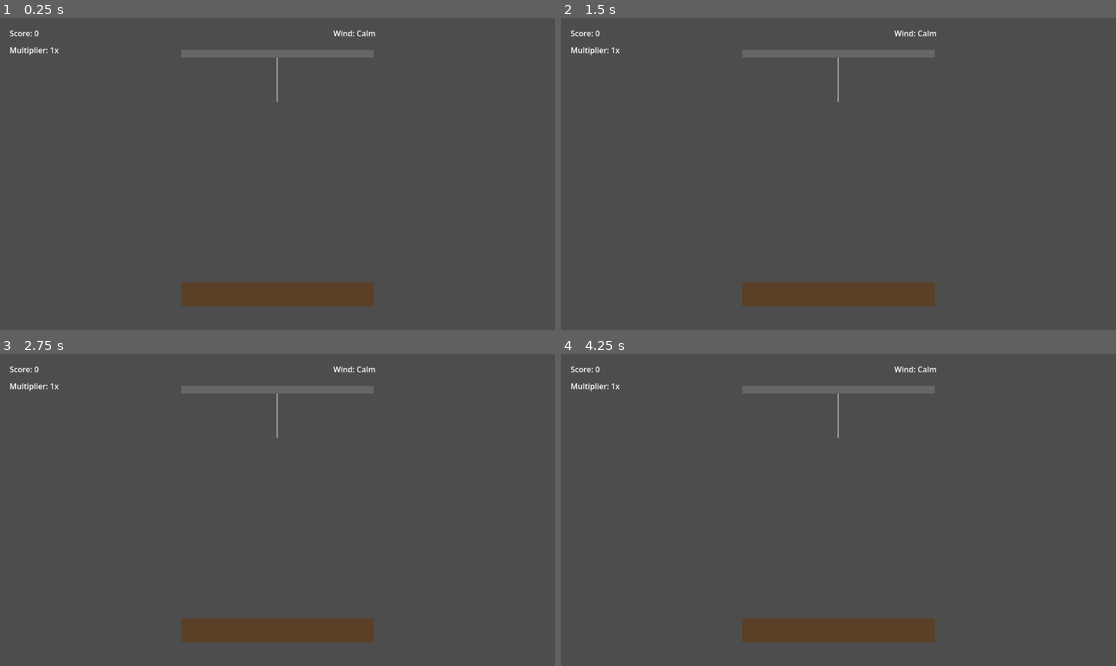
Above: before the commit, frames 1-4 (two rows, left to right).
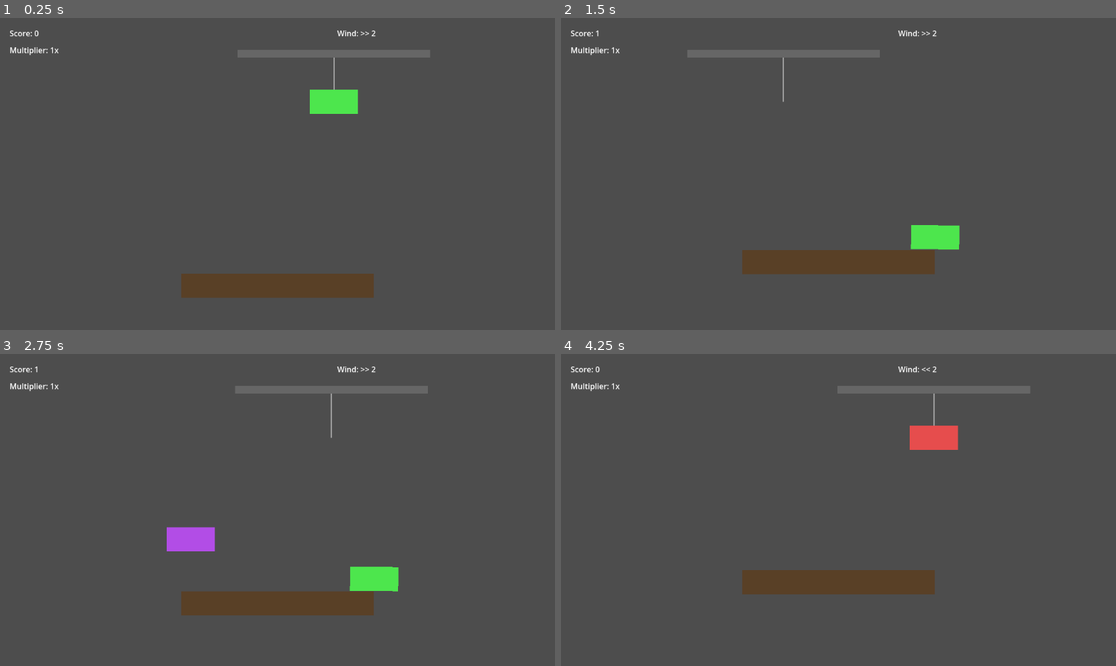
Above: after the commit, the same moments.

Repository: Rajintx/bloxxGame
Game: Godot game, scene res://scenes/Main.tscn
The game is run twice, just before and just after one commit, with the same random seed, the same clock (stepped at 60 frames per second) and the same inputs.
Inputs (mouse positions are in pixels of both pictures, inside the frame that each line leads up to):
- Up to frame 1 (0.25 s): no input
- Up to frame 2 (1.5 s): move the mouse to (960, 158) at 0.52 s; hold Space (drop_block) 0.53-1.28 s; click (960, 158) at 0.67 s; move the mouse to (727, 189) at 1.27 s; tap Space (drop_block) at 1.35 s; click (727, 189) at 1.42 s
- Up to frame 3 (2.75 s): move the mouse to (333, 441) at 2.02 s; hold Space (drop_block) from 2.03 s (still down); click (333, 441) at 2.17 s
- Up to frame 4 (4.25 s): move the mouse to (810, 572) at 2.77 s; release Space (drop_block) at 2.78 s; tap Space (drop_block) at 2.85 s; click (810, 572) at 2.92 s; click (838, 525) at 3.5 s, where only the run after the commit has a clickable "Restart"

The runs differ from the first frame. In frame 1, 3.1% of the frame differs, in the area x 32-78%, y 4-93%; in frame 2, 6.7%; in frame 3, 7.3%, in the area x 6-78%, y 4-93%; in frame 4, 7.0%.
Error before the commit: Parse Error: Expected expression as array element. (res://scripts/main.gd:27)

Commit message:
2026-06-02 R1 working build

Diff:
--- a/project.godot
+++ b/project.godot
@@ -33,4 +33,6 @@
 
 [rendering]
 
+renderer/rendering_method="mobile"
+textures/vram_compression/import_etc2_astc=true
 environment/default_clear_color=Color(0.2, 0.6, 0.8, 1)
--- a/scripts/main.gd
+++ b/scripts/main.gd
@@ -16,15 +16,19 @@
 
 var wind_velocity: Vector2 = Vector2.ZERO
 var wind_timer: float = 0.0
-var wind_interval: float = 5.0 # Current random interval
+var wind_interval: float = 5.0
 var wind_duration_min: float = 5.0
 var wind_duration_max: float = 12.0
 
 var perfect_threshold: float = 5.0
 var last_landed_x: float = 0.0
-var last_landed_blocks: Array = [] # Stores references to the last 3 landed blocks
-
-var block_colors: Array = [
+var last_landed_blocks: Array = []
+var tilt_threshold_degrees: float = 25
+var tilted_block_count: int = 0
+var tower_collapsing: bool = false
+
+var camera_lerp_speed: float = 0.8
+var camera_y_offset_from_block: float = 150.0
 
 var block_colors: Array = [
 	Color(0.9, 0.75, 0.2),
@@ -56,7 +60,6 @@
 	block_physics_material.friction = 0.8
 	block_physics_material.bounce = 0.2
 
-	# Ensure foundation is in the correct group
 	var foundation = get_node_or_null("Foundation")
 	if foundation:
 		foundation.add_to_group("foundation")
@@ -69,11 +72,9 @@
 	_update_ui()
 	_spawn_new_block()
 
-	target_camera_y = camera.position.y
+	target_camera_y = last_landed_node.global_position.y - camera_y_offset_from_block
 
 func _connect_buttons() -> void:
-# ... (rest of buttons)
-# ... (rest of the function)
 	var go_restart = game_over_screen.get_node_or_null("RestartButton")
 	if go_restart:
 		go_restart.pressed.connect(_on_game_over_restart_pressed)
@@ -91,9 +92,7 @@
 	crane_angle += crane_speed * delta
 	crane.position.x = crane_base_x + sin(crane_angle) * crane_range
 
-	# Smoothly move camera
-	camera.position.y = lerp(camera.position.y, target_camera_y, 2.0 * delta)
-	# Keep crane at top of screen
+	camera.position.y = lerp(camera.position.y, target_camera_y, camera_lerp_speed * delta)
 	crane.position.y = camera.position.y - 250.0
 
 	wind_timer += delta
@@ -102,7 +101,7 @@
 		wind_timer = 0.0
 
 func _physics_process(_delta: float) -> void:
-	if is_paused or is_game_over:
+	if is_paused or is_game_over or tower_collapsing:
 		return
 
 	if is_instance_valid(current_block):
@@ -111,6 +110,8 @@
 		elif block_dropped:
 			current_block.apply_central_force(wind_velocity * 5.0)
 
+	_check_tilt()
+
 func _input(event: InputEvent) -> void:
 	if event.is_action_pressed("ui_cancel"):
 		if is_game_over:
@@ -118,7 +119,7 @@
 		_toggle_pause()
 		return
 
-	if is_paused or is_game_over or block_dropped:
+	if is_paused or is_game_over or tower_collapsing or block_dropped:
 		return
 
 	if event.is_action_pressed("ui_accept") or event.is_action_pressed("drop_block") or (event is InputEventMouseButton and event.pressed):
@@ -178,10 +179,9 @@
 	return block
 
 func _spawn_new_block() -> void:
-	if is_game_over or is_paused:
-		return
-
-	# Prevent multiple blocks from spawning
+	if is_game_over or is_paused or tower_collapsing:
+		return
+
 	if is_instance_valid(current_block):
 		return
 
@@ -191,7 +191,6 @@
 	current_block = new_block
 	block_dropped = false
 
-	# Use a lambda or bind to ensure we know which block triggered the collision
 	current_block.body_entered.connect(_on_block_body_entered.bind(current_block))
 	var notifier = current_block.get_node("VisibleOnScreenNotifier2D")
 	notifier.screen_exited.connect(_on_block_screen_exited.bind(current_block))
@@ -199,24 +198,23 @@
 func _on_block_body_entered(body: Node, block: RigidBody2D) -> void:
 	if is_game_over or is_paused:
 		return
-	# Only process if this is the active dropped block
 	if block != current_block or not block_dropped:
 		return
 
-	# Strict stacking: must touch the last landed node
 	if body == last_landed_node:
-		_score_block(block)
+		call_deferred("_score_block", block)
 	else:
-		# Touched something else (ground, wrong block, etc.)
 		print("DEBUG: Block touched invalid body. Triggering game over.")
 		_game_over()
 
 func _score_block(block: RigidBody2D) -> void:
-	# Disconnect collision signal once scored
+	# Save the rotation at landing time before we zero it out
+	var landing_rotation = block.global_rotation
+	block.set_meta("landed_rotation", landing_rotation)
+
 	if block.body_entered.is_connected(_on_block_body_entered.bind(block)):
 		block.body_entered.disconnect(_on_block_body_entered.bind(block))
 
-	# Disconnect screen exited signal once scored
 	var notifier = block.get_node("VisibleOnScreenNotifier2D")
 	if notifier.screen_exited.is_connected(_on_block_screen_exited.bind(block)):
 		notifier.screen_exited.disconnect(_on_block_screen_exited.bind(block))
@@ -235,65 +233,116 @@
 	var global_pos = block.global_position
 	var global_rot = block.global_rotation
 
+	call_deferred("_reparent_block_to_tower", block, global_pos, global_rot)
+
+	landed_count += 1
+
+	var diff = abs(block.global_position.x - last_landed_x)
+	var is_perfect = diff <= perfect_threshold
+
+	if is_perfect:
+		multiplier = min(multiplier + 1, 10)
+	else:
+		multiplier = 1
+
+	score += 1 * multiplier
+	last_landed_x = block.global_position.x
+	last_landed_node = block
+
+	last_landed_blocks.append(block)
+	if last_landed_blocks.size() > 3:
+		last_landed_blocks.remove_at(0)
+
+	_check_tilt()
+
+	target_camera_y = block.global_position.y - camera_y_offset_from_block
+
+	_update_ui()
+	block_landed.emit()
+
+	get_tree().create_timer(0.5).timeout.connect(_spawn_new_block, CONNECT_ONE_SHOT)
+
+func _check_tilt() -> void:
+	if tower_collapsing:
+		return
+	if last_landed_blocks.size() < 3:
+		return
+
+	var cumulative_lean: float = 0.0
+
+	for i in range(last_landed_blocks.size() - 1, -1, -1):
+		var block = last_landed_blocks[i]
+		if is_instance_valid(block):
+			var rot = rad_to_deg(block.get_meta("landed_rotation", 0.0))
+			cumulative_lean += rot
+
+	print("DEBUG: Cumulative lean = %.4f degrees" % cumulative_lean)
+
+	if abs(cumulative_lean) >= tilt_threshold_degrees:
+		print("DEBUG: Cumulative lean too high. Starting tower collapse.")
+		_start_tower_collapse()
+
+func _reparent_block_to_tower(block: RigidBody2D, global_pos: Vector2, global_rot: float) -> void:
+	if not is_instance_valid(block):
+		return
 	block.get_parent().remove_child(block)
 	tower.add_child(block)
 	block.global_position = global_pos
 	block.global_rotation = global_rot
 	block.add_to_group("tower")
-
-	landed_count += 1
-
-	# Multiplier logic:
-	# "if previous block and next block match perfectly then only multiplier will increase else it won't"
-	# "if slightly misaligned then the multiplier will reset"
-	var diff = abs(block.global_position.x - last_landed_x)
-	var is_perfect = diff <= perfect_threshold
-
-	if is_perfect:
-		multiplier = min(multiplier + 1, 10)
-	else:
-		multiplier = 1
-
-	score += 1 * multiplier
-	last_landed_x = block.global_position.x
-	last_landed_node = block
-
-	last_landed_blocks.append(block)
-	if last_landed_blocks.size() > 3:
-		last_landed_blocks.remove_at(0) # Keep only the last 3 blocks
-
-	# Move camera up
-	target_camera_y -= 50.0
-
-	_update_ui()
-	block_landed.emit()
-
-	get_tree().create_timer(0.5).timeout.connect(_spawn_new_block, CONNECT_ONE_SHOT)
+func _start_tower_collapse() -> void:
+	tower_collapsing = true
+
+	if is_instance_valid(current_block):
+		current_block.freeze = true
+		current_block.linear_velocity = Vector2.ZERO
+		current_block.angular_velocity = 0.0
+
+	var original_position = tower.position
+	var shake_duration := 0.6
+	var shake_intensity := 5.0
+	var shake_timer := 0.0
+
+	while shake_timer < shake_duration:
+		var elapsed = get_process_delta_time()
+		shake_timer += elapsed
+		var current_intensity = shake_intensity * (1.0 - shake_timer / shake_duration)
+		tower.position.x = original_position.x + randf_range(-current_intensity, current_intensity)
+		await get_tree().process_frame
+	tower.position = original_position
+
+	for child in tower.get_children():
+		if child is RigidBody2D:
+			child.freeze = false
+			child.gravity_scale = 1.0
+			child.collision_layer = 4
+			child.collision_mask = 1
+			child.apply_central_force(Vector2(randf_range(-200, 200), randf_range(-100, 50)))
+			child.apply_torque_impulse(randf_range(-500, 500))
+
+	await get_tree().create_timer(1.5).timeout
+	_game_over()
 
 func _on_block_screen_exited(block_that_exited: RigidBody2D) -> void:
 	if not is_game_over and not is_paused:
-		# Game over if the CURRENTLY FALLING block exits the screen.
 		if block_that_exited == current_block and block_dropped:
-			print("DEBUG: Active block exited screen unexpectedly. Triggering game over.")
+			print("DEBUG: Active block exited screen. Triggering game over.")
 			_game_over()
-		# Game over if one of the last 3 landed blocks exits the screen.
 		elif last_landed_blocks.has(block_that_exited):
-			print("DEBUG: One of the last 3 landed blocks exited screen. Triggering game over.")
+			print("DEBUG: Landed block exited screen. Triggering game over.")
 			_game_over()
 		else:
-			print("DEBUG: A non-critical block exited screen. Not triggering game over from here.")
+			print("DEBUG: Non-critical block exited screen.")
 
 func _update_wind() -> void:
-	# Set a new random interval for the next wind change
 	wind_interval = randf_range(wind_duration_min, wind_duration_max)
 
-	# Initial max wind is 10, increases by 10 for every 25 blocks
-	var max_wind = 10.0 + (floor(landed_count / 25.0) * 10.0)
+	var every_x_block = 10.0
+	var max_wind = 10.0 + (floor(landed_count / every_x_block) * 10.0)
 	var strength = randf_range(0, max_wind)
 	var direction = randf_range(-1.0, 1.0)
 	wind_velocity = Vector2(direction * strength, 0)
 
-	# Adjust 'Calm' threshold to be relative to current max wind
 	if abs(wind_velocity.x) < (max_wind * 0.2):
 		wind_label.text = "Wind: Calm"
 	elif wind_velocity.x > 0:
@@ -317,7 +366,6 @@
 func _toggle_pause() -> void:
 	if is_game_over:
 		return
-
 	is_paused = !is_paused
 	get_tree().paused = is_paused
 	pause_screen.visible = is_paused
@@ -344,9 +392,9 @@
 	crane_angle = 0.0
 	wind_timer = 0.0
 	block_dropped = false
-
-	target_camera_y = 300.0
-	camera.position.y = 300.0
+	tilted_block_count = 0
+	tower.position = Vector2.ZERO
+	tower_collapsing = false
 
 	last_landed_blocks.clear()
 
@@ -354,29 +402,29 @@
 	if foundation:
 		last_landed_node = foundation
 		last_landed_x = foundation.global_position.x
+		target_camera_y = last_landed_node.global_position.y - camera_y_offset_from_block
 	else:
 		last_landed_node = null
 		last_landed_x = 0.0
+		target_camera_y = 300.0
+
+	camera.position.y = target_camera_y
 
 	game_over_screen.visible = false
 	pause_screen.visible = false
 
-	# Clear tower blocks
 	for child in tower.get_children():
 		child.queue_free()
 
-	# Clear falling blocks
 	for child in get_children():
 		if child is RigidBody2D:
 			child.queue_free()
 
-	# Clear crane block
 	for child in block_container.get_children():
 		child.queue_free()
 
 	current_block = null
 
-	# Give a small delay for queue_free to finish
 	await get_tree().process_frame
 	await get_tree().process_frame
 
Not shown, added: AGENTS.md
Not shown, added: fgsd.zip
Not shown, added: scenes/Main.tscn4884867570.tmp
